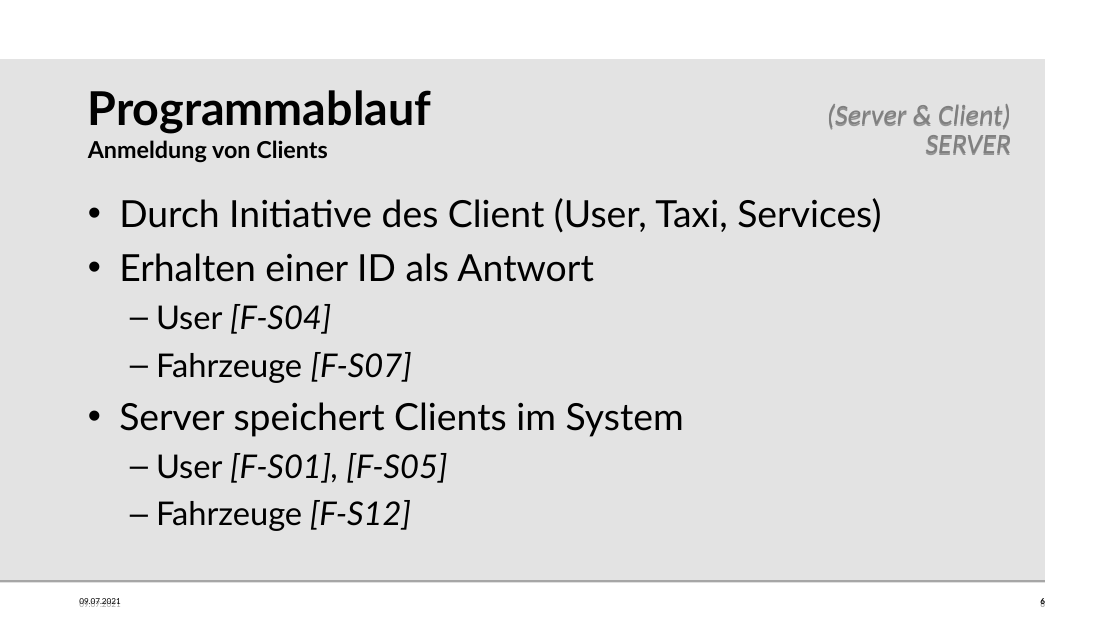
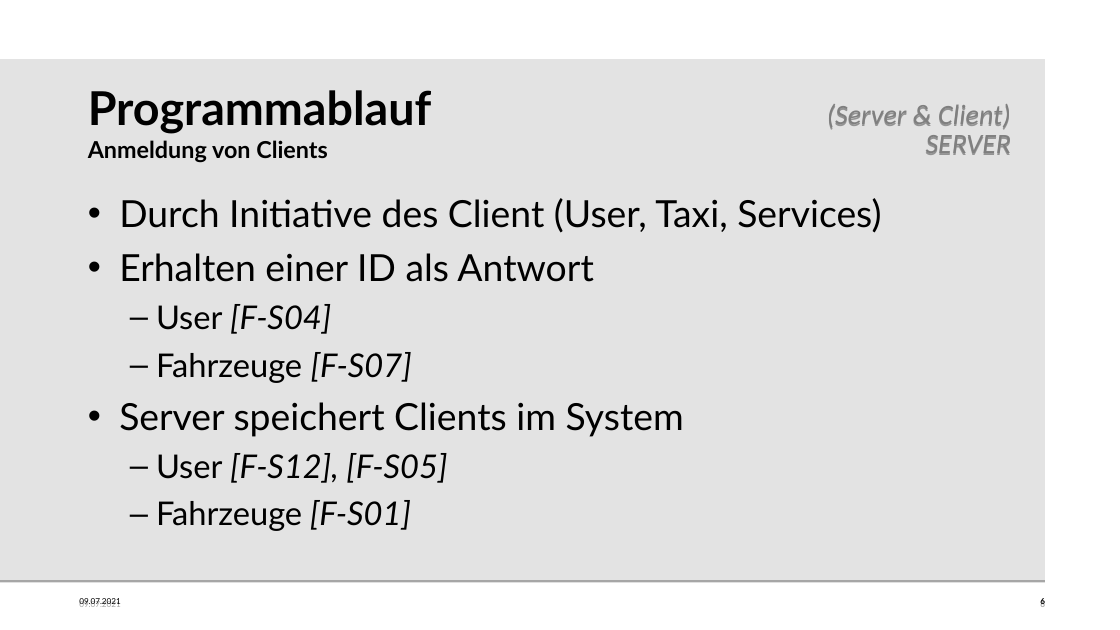
Before and after one commit to elehshl/mqtt_exercise_2021, a slide deck: slide 6 of presentation/MQTT_Exercise.odp. Drawn at 1120x630 pixels with LibreOffice and Linux fonts; fonts in the diff are those of the drawing; background and template pictures are left out. Boxes give left, top, right and bottom in pixels: in the first picture for what was removed or moved away, otherwise in the second. Text is boxed around its words. In the diff, an @@ line names an element or a change of style, - is before the commit and + after.

```diff
--- a/presentation/MQTT_Exercise.odp
+++ b/presentation/MQTT_Exercise.odp
@@ text at [156,453,447,531]: text changed @@
-  – User [F-S01], [F-S05]
-  – Fahrzeuge [F-S12]
+  – User [F-S12], [F-S05]
+  – Fahrzeuge [F-S01]
```
Also in this commit, not shown: 2 other slides changed, 1 slide added.
